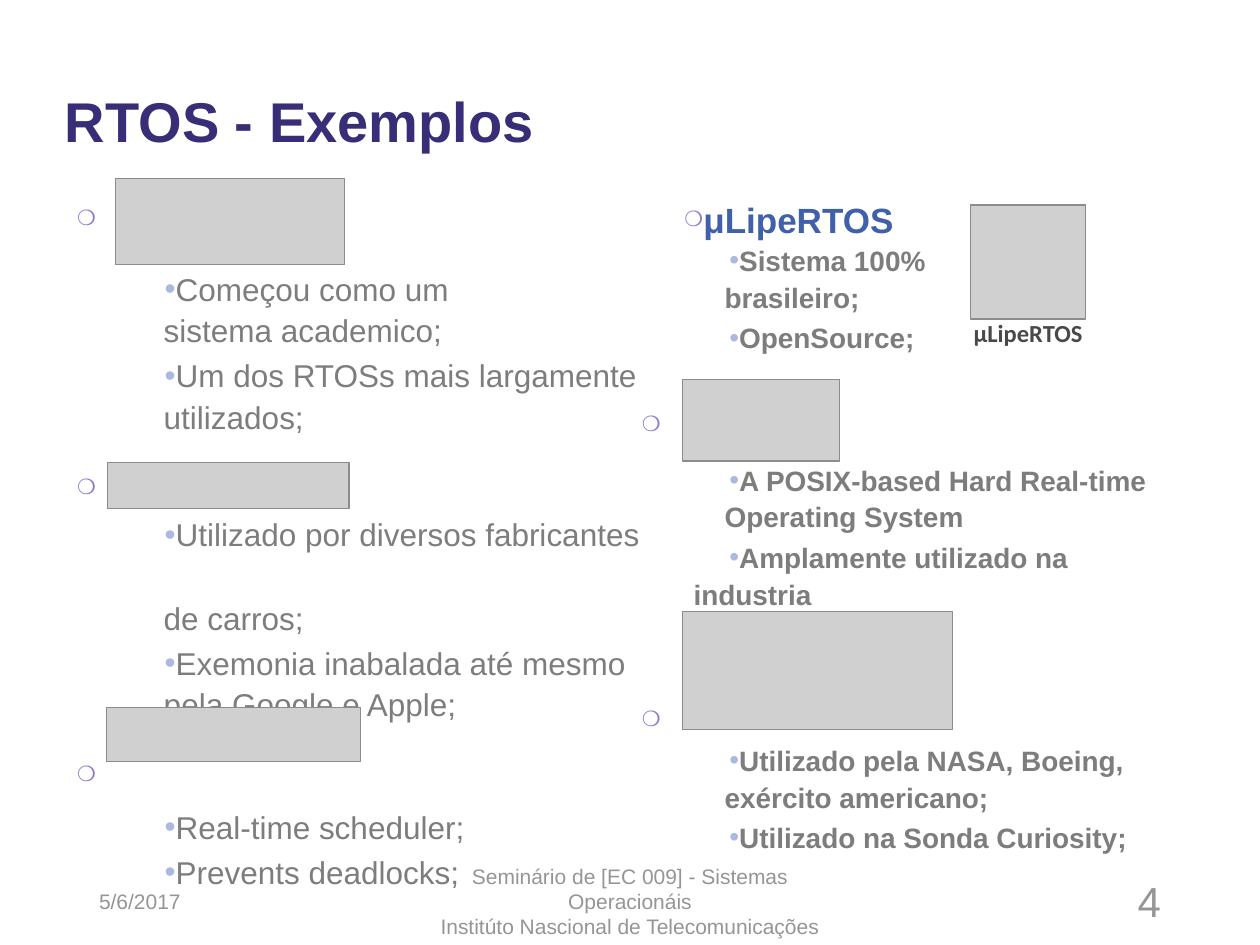
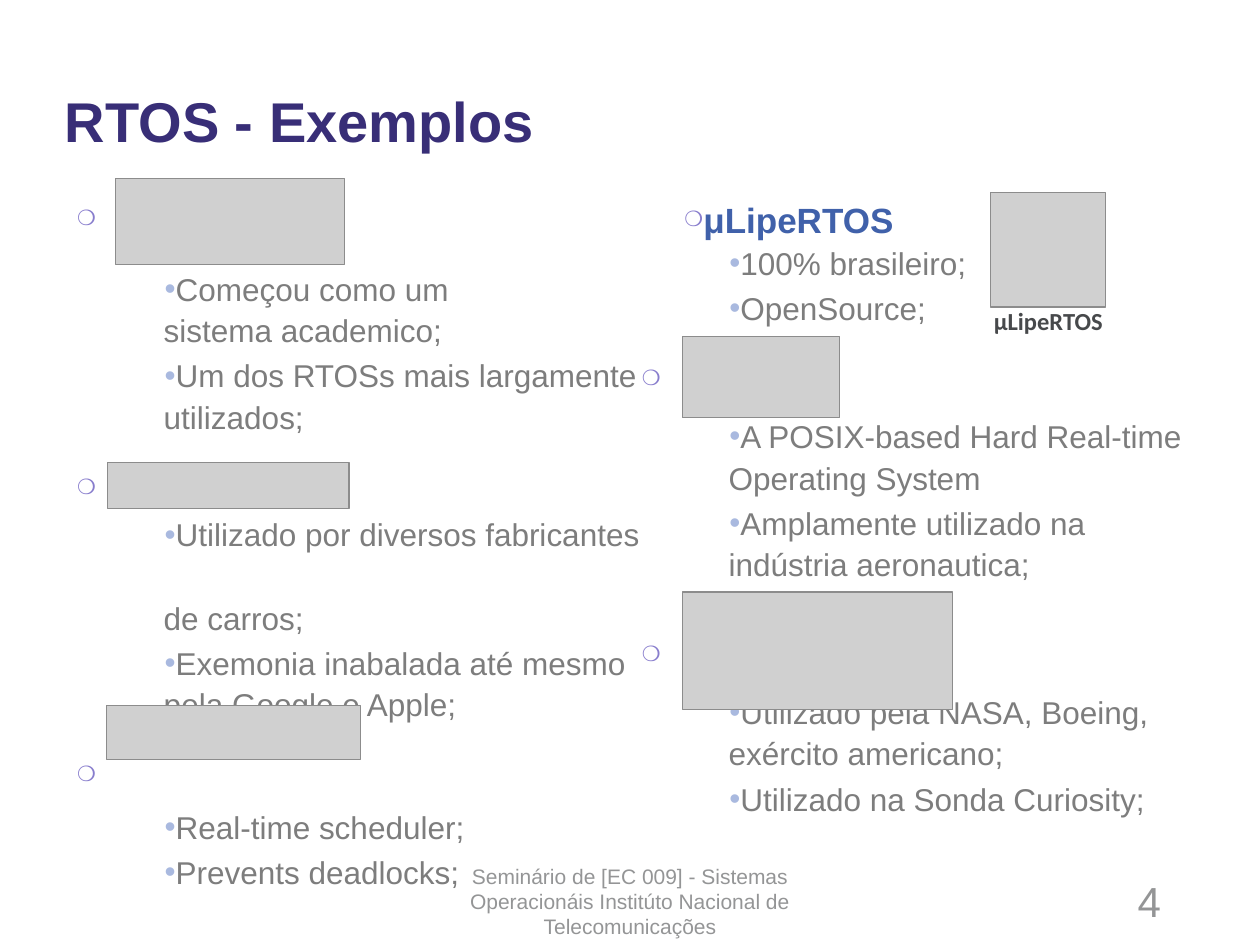
Before and after one commit to VitorDiToro/RTOSs_Semin-rioDeSO-Inatel, a slide deck: slide 4 of Seminario-PPTX.pptx. Drawn at 1260x945 pixels with LibreOffice and Linux fonts; fonts in the diff are those of the drawing; grey boxes stand for pictures; background and template pictures are left out. Boxes give left, top, right and bottom in pixels: in the first picture for what was removed or moved away, otherwise in the second. Text is boxed around its words. In the diff, an @@ line names an element or a change of style, - is before the commit and + after.

```diff
--- a/Seminario-PPTX.pptx
+++ b/Seminario-PPTX.pptx
@@ picture: place and size @@
-picture at <box>970,205,1085,320</box>
+picture at <box>990,193,1105,307</box>
@@ text at <box>729,252,966,279</box>: text changed; size 16 to 18 pt; bold off @@
-  • Sistema 100%
-    brasileiro;
+  • 100% brasileiro;
@@ text at <box>729,298,1182,817</box>: size 16 to 18 pt, bold off in "OpenSource;", "A POSIX-based Hard Real-time II Operating System", "Utilizado pela NASA, Boeing, .. exército americano;", "Utilizado na Sonda Curiosity;"; more space between paragraphs @@
@@ text "µLipeRTOS": place and size @@
-text "µLipeRTOS" at <box>974,325,1083,346</box>
+text "µLipeRTOS" at <box>994,313,1103,334</box>
@@ picture: place and size @@
-picture at <box>682,379,839,461</box>
+picture at <box>682,336,839,418</box>
@@ text at <box>729,512,1085,580</box>: text changed; size 16 to 18 pt; bold off @@
-  • Amplamente utilizado na industria
-    aeronautica;
+  • Amplamente utilizado na
+    indústria aeronautica;
@@ picture: place and size @@
-picture at <box>683,611,954,728</box>
+picture at <box>683,592,954,709</box>
@@ text at <box>470,868,789,939</box>: text changed @@
-Seminário de [EC 009] - Sistemas Operacionáis
-Institúto Nascional de Telecomunicações
+Seminário de [EC 009] - Sistemas Operacionáis Institúto Nacional de Telecomunicações
@@ text removed at <box>99,894,181,909</box> @@
-5/6/2017
```
Also in this commit, not shown: 15 other slides changed, 1 slide added, 1 other file.
